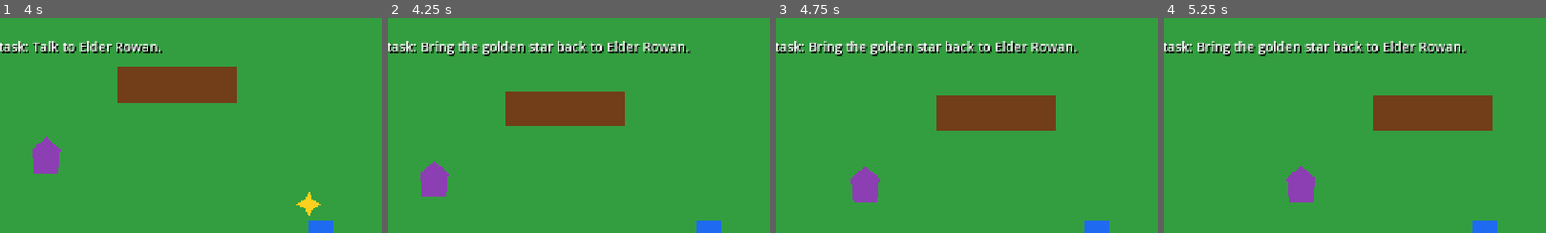
Above: before the commit, frames 1-4 (left to right).
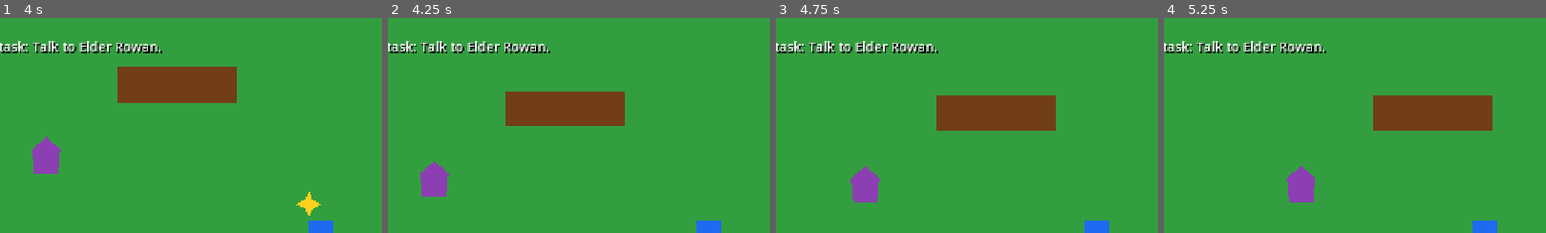
Above: after the commit, the same moments.

Repository: Galashots/Eldoria-Godot
Game: Godot game, scene res://scenes/main/Main.tscn
The game is run twice, just before and just after one commit, with the same random seed, the same clock (stepped at 60 frames per second) and the same inputs.
Inputs:
- Up to frame 1 (4 s): click "Grade 2 Mage (Press 2)" at 0.5 s; tap Enter at 1.25, 2.1 s; hold D 1.28-2.03 s; tap E at 1.35 s; tap Space at 1.52, 2.27, 3.77 s; hold S 2.03-2.78 s; hold D 2.78-3.53 s; tap Keypad Enter at 2.85 s; hold W from 3.53 s (still down); tap 1 at 3.6 s
- Up to frame 2 (4.25 s): keep holding W
- Up to frame 3 (4.75 s): release W at 4.28 s; hold A from 4.28 s (still down); tap 2 at 4.35 s; tap Space at 4.52 s
- Up to frame 4 (5.25 s): keep holding A; tap 5 at 5.1 s
The pictures show only the part of the screen within x 8-58%, y 0-50%; the shares and areas given below are measured in that part.

Frame 1 is identical in both runs. In frame 2, 2.7% of the frame differs, in the area x 8-80%, y 10-18%; in frame 3, 2.7%; in frame 4, 2.7%.

Commit message:
Add Mira gardener quest

Diff:
--- a/scripts/ui/HUD.gd
+++ b/scripts/ui/HUD.gd
@@ -6,6 +6,7 @@
     GameState.item_added.connect(_on_item_added)
     GameState.elder_quest_changed.connect(_on_elder_quest_changed)
     GameState.profile_changed.connect(_on_profile_changed)
+    GameState.quest_changed.connect(_on_quest_changed)
     _update_objective()
 
 func _on_item_added(_item_id: String, _amount: int) -> void:
@@ -17,27 +18,55 @@
 func _on_profile_changed(_profile_id: String) -> void:
     _update_objective()
 
+func _on_quest_changed(_quest_id: String, _state: String) -> void:
+    _update_objective()
+
 func _update_objective() -> void:
     var profile := GameState.selected_profile
     if profile == "":
         objective_label.text = "Choose a profile to begin."
         return
 
+    var elder_state := GameState.get_quest_state(GameState.QUEST_ELDER_GOLDEN_STAR)
+    if elder_state != GameState.QUEST_COMPLETED:
+        _set_elder_objective(profile, elder_state)
+        return
+
+    var mira_state := GameState.get_quest_state(GameState.QUEST_MIRA_GLOWING_HERB)
+    _set_mira_objective(profile, mira_state)
+
+func _set_elder_objective(profile: String, quest_state: String) -> void:
     if profile == "grade_2_mage":
-        if GameState.elder_quest_completed:
-            objective_label.text = "Mage task complete: Golden star returned!"
-        elif GameState.has_item("golden_star"):
+        if quest_state == GameState.QUEST_READY_TO_TURN_IN or quest_state == GameState.QUEST_LEARNING_CHECK:
             objective_label.text = "Mage task: Bring the golden star back to Elder Rowan."
-        elif GameState.elder_quest_started:
+        elif quest_state == GameState.QUEST_STARTED:
             objective_label.text = "Mage task: Find the golden star near the wall."
         else:
             objective_label.text = "Mage task: Talk to Elder Rowan."
     elif profile == "grade_5_adventurer":
-        if GameState.elder_quest_completed:
-            objective_label.text = "Adventurer task complete: Golden star recovered and reported."
-        elif GameState.has_item("golden_star"):
+        if quest_state == GameState.QUEST_READY_TO_TURN_IN or quest_state == GameState.QUEST_LEARNING_CHECK:
             objective_label.text = "Adventurer task: Return the recovered golden star to Elder Rowan."
-        elif GameState.elder_quest_started:
+        elif quest_state == GameState.QUEST_STARTED:
             objective_label.text = "Adventurer task: Retrieve the golden star near the old wall and report back."
         else:
             objective_label.text = "Adventurer task: Report to Elder Rowan."
+
+func _set_mira_objective(profile: String, quest_state: String) -> void:
+    if profile == "grade_2_mage":
+        if quest_state == GameState.QUEST_COMPLETED:
+            objective_label.text = "Mage garden task complete: Glowing herb returned!"
+        elif quest_state == GameState.QUEST_READY_TO_TURN_IN or quest_state == GameState.QUEST_LEARNING_CHECK:
+            objective_label.text = "Mage garden task: Bring the glowing herb back to Mira."
+        elif quest_state == GameState.QUEST_STARTED:
+            objective_label.text = "Mage garden task: Find the glowing herb."
+        else:
+            objective_label.text = "Mage garden task: Talk to Mira the Gardener."
+    elif profile == "grade_5_adventurer":
+        if quest_state == GameState.QUEST_COMPLETED:
+            objective_label.text = "Adventurer garden task complete: Garden restored."
+        elif quest_state == GameState.QUEST_READY_TO_TURN_IN or quest_state == GameState.QUEST_LEARNING_CHECK:
+            objective_label.text = "Adventurer garden task: Return the glowing herb to Mira."
+        elif quest_state == GameState.QUEST_STARTED:
+            objective_label.text = "Adventurer garden task: Gather the glowing herb for Mira."
+        else:
+            objective_label.text = "Adventurer garden task: Speak with Mira the Gardener."
